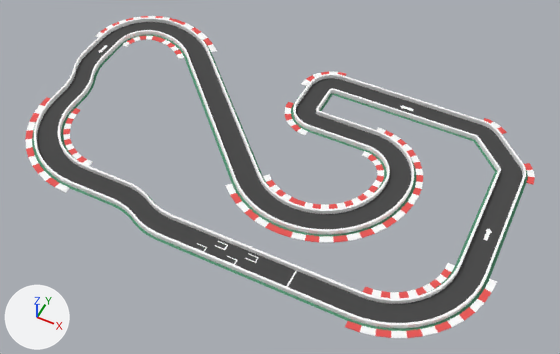
Before and after pictures for a commit that changed the COLLADA model meshes/track.dae.
Camera for both pictures: a camera (50 mm lens) standing at (13.3, -22.6, 36.1) and looking at (-1.6, 7.1, -1.0). Arrows for +X, +Y and +Z are at lower left; the lights stay in place. The first picture is the older version.

Objects in the first picture: 'node0', 'node1', 'node2', 'node3', 'node4'.
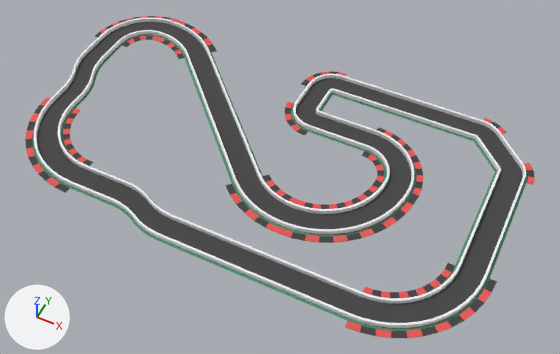
Commit message: arreglo de mapa

Changed parts and their boxes [x1, y1, x2, y2] in the pictures (560 x 354 px):
'node1', recoloured
    both: [25, 16, 535, 338]
'node4', recoloured
    both: [25, 16, 535, 338]

What the commit changed:
Material 'ID9_022' (mat_id9_022) changes colour from white #ffffff to dark grey #404040; in linear values from (1.0, 1.0, 1.0) to (0.0513, 0.0513, 0.0513).
Object 'node1' (ob_node1) now shows me_id9_021_002 instead of me_id9_021_001.
Object 'node2' (ob_node2) now shows me_id9_021_003 instead of me_id9_021_002.
Object 'node3' (ob_node3) now shows me_id9_056 instead of me_id9_021_003.
Object 'node4' (ob_node4) now shows me_id9_021_001 instead of me_id9_056.
